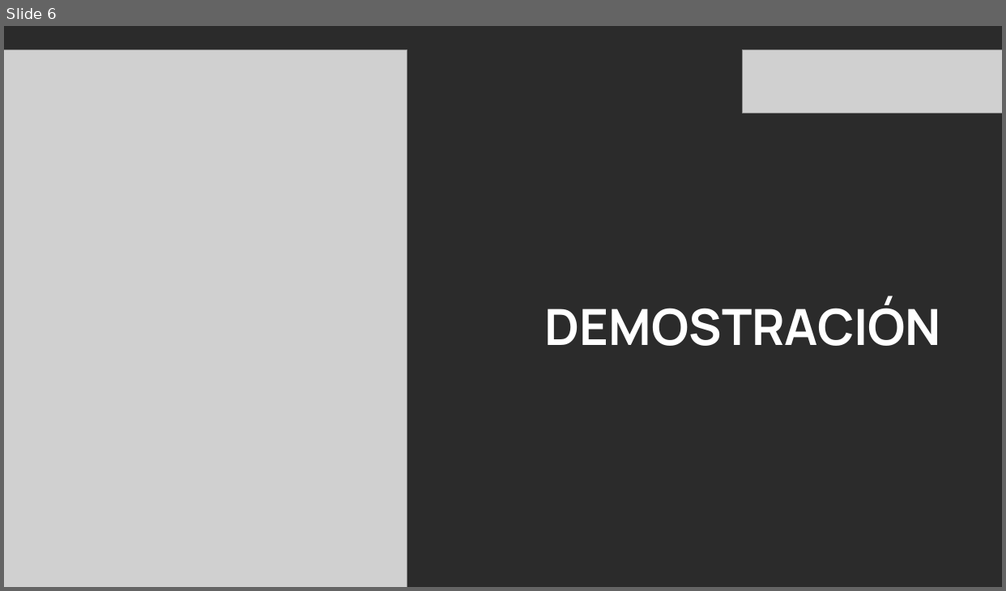
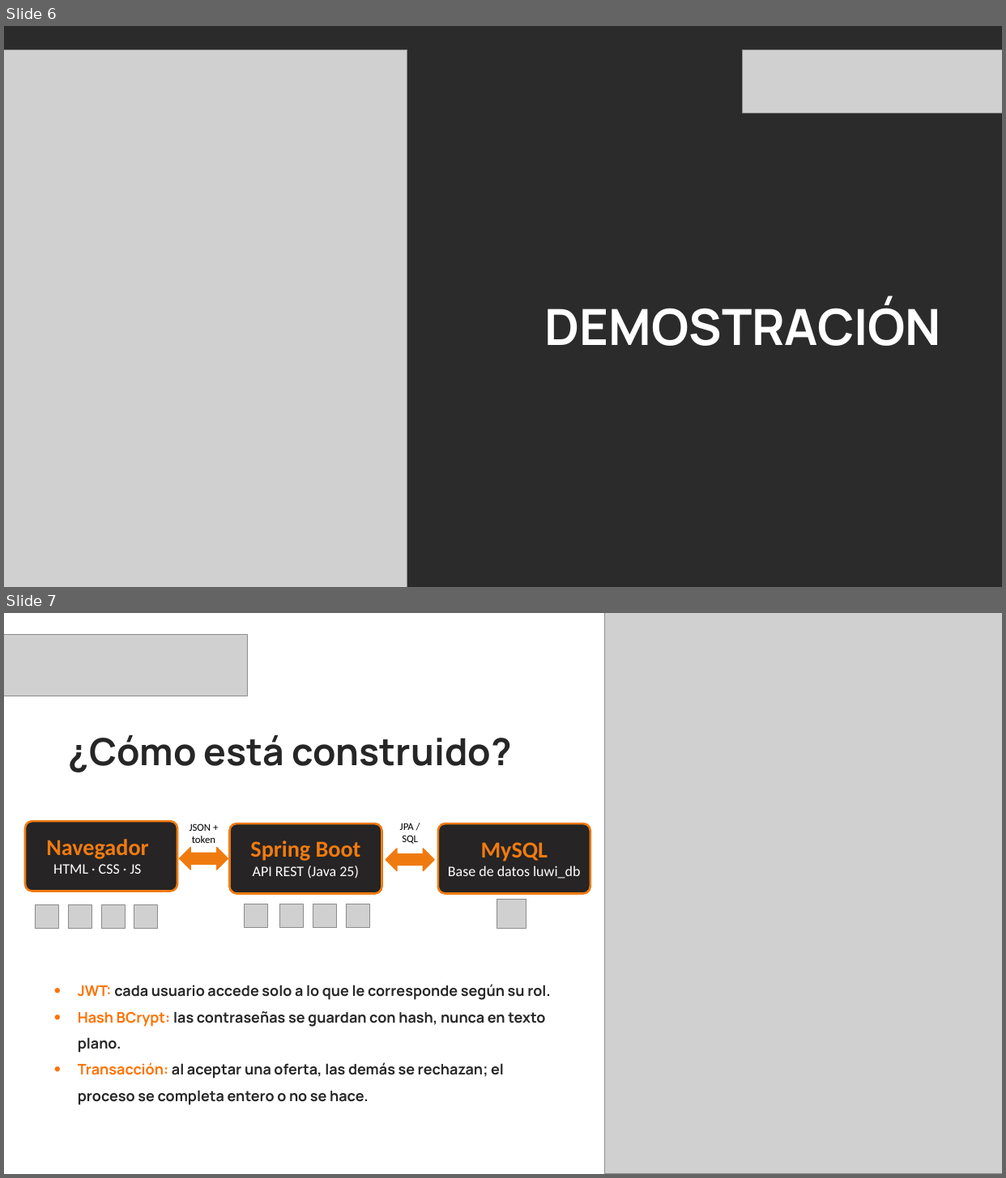
Before and after one commit to wilda1308/LuWi_Reparaciones, a slide deck: docs/Presentación Reparaciones LUWI SIE 2026.pptx. Shown one above the other, each under a label of ours: slide 6 before the commit, slides 6 and 7 after it. The pictures are 1006x591 and 1006x1178 pixels, drawn with LibreOffice and Linux fonts; fonts in the diff are those of the drawing; grey boxes stand for pictures; background and template pictures are left out; a plain dark background stands for a picture behind light text. Boxes give left, top, right and bottom in pixels: in the first picture for what was removed or moved away, otherwise in the second. Text is boxed around its words. In the diff, an @@ line names an element or a change of style, - is before the commit and + after.

```diff
--- a/docs/Presentación Reparaciones LUWI SIE 2026.pptx
+++ b/docs/Presentación Reparaciones LUWI SIE 2026.pptx
@@ slide 7 added at (x1=4, y1=613, x2=1002, y2=1174), background #FFFFFF @@
@@ picture added at (x1=4, y1=635, x2=248, y2=696) @@
@@ picture added at (x1=605, y1=613, x2=1002, y2=1174) @@
@@ text added at (x1=69, y1=735, x2=511, y2=773), 36 pt, text #262626, bold @@
+¿Cómo está construido?
@@ rounded rectangle added at (x1=25, y1=821, x2=177, y2=892), fill #262424, outline #EF7B10 2 pt @@
@@ text added at (x1=189, y1=824, x2=215, y2=843), 10 pt, text #000000 @@
+JSON +
+token
@@ rounded rectangle added at (x1=229, y1=824, x2=381, y2=894), fill #262424, outline #EF7B10 2 pt @@
@@ text added at (x1=400, y1=823, x2=418, y2=844), 10 pt, text #000000 @@
+JPA /
+SQL
@@ rounded rectangle added at (x1=438, y1=824, x2=590, y2=894), fill #262424, outline #EF7B10 2 pt @@
@@ text added at (x1=46, y1=839, x2=148, y2=874), 14 pt, text #FFFFFF @@
+Navegador
+HTML · CSS · JS
@@ left right arrow added at (x1=179, y1=847, x2=228, y2=870), fill #EF7B10, outline #EF7B10 1 pt @@
@@ text added at (x1=250, y1=841, x2=361, y2=879), 14 pt, text #FFFFFF @@
+Spring Boot
+API REST (Java 25)
@@ left right arrow added at (x1=386, y1=849, x2=434, y2=871), fill #EF7B10, outline #EF7B10 1 pt @@
@@ text added at (x1=448, y1=842, x2=580, y2=879), 14 pt, text #FFFFFF @@
+MySQL
+Base de datos luwi_db
@@ picture added at (x1=496, y1=899, x2=526, y2=928) @@
@@ picture added at (x1=35, y1=905, x2=58, y2=928) @@
@@ picture added at (x1=68, y1=905, x2=91, y2=928) @@
@@ picture added at (x1=101, y1=905, x2=125, y2=928) @@
@@ picture added at (x1=134, y1=905, x2=157, y2=928) @@
@@ picture added at (x1=245, y1=905, x2=267, y2=927) @@
@@ picture added at (x1=279, y1=905, x2=303, y2=927) @@
@@ picture added at (x1=313, y1=905, x2=335, y2=927) @@
@@ picture added at (x1=346, y1=905, x2=369, y2=927) @@
@@ text added at (x1=78, y1=984, x2=551, y2=1105), 14 pt, text #262626, bold @@
+• JWT: cada usuario accede solo a lo que le corresponde según su rol.
+• Hash BCrypt: las contraseñas se guardan con hash, nunca en texto plano.
+• Transacción: al aceptar una oferta, las demás se rechazan; el proceso se completa entero o no se hace.
```
Also in this commit, not shown: 5 slides changed, 1 other slide added, 2 slides removed, 1 other file.
